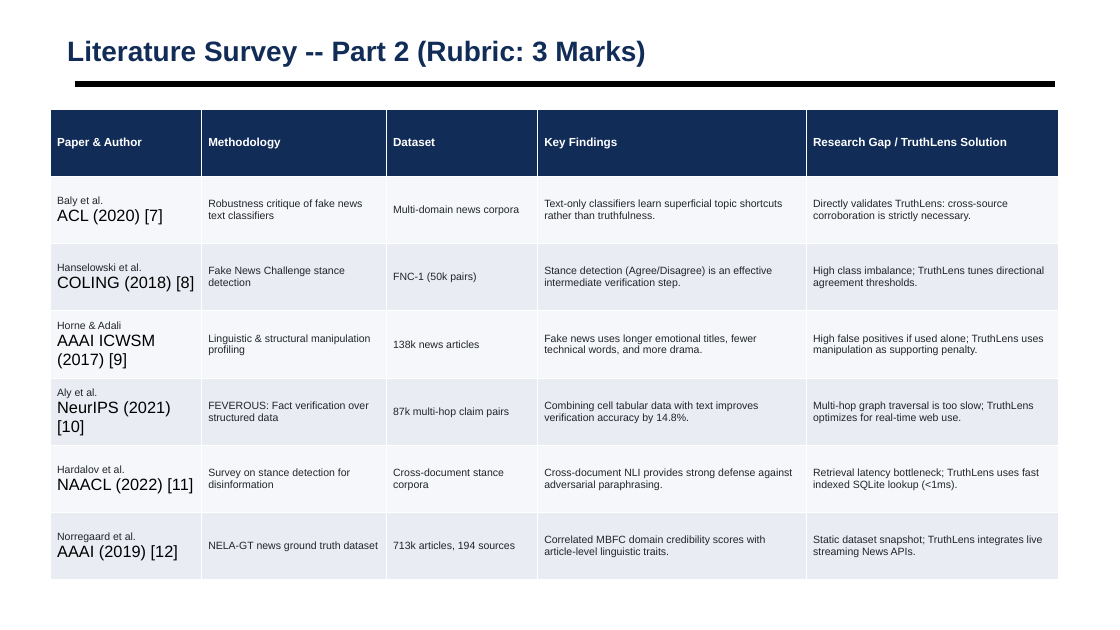
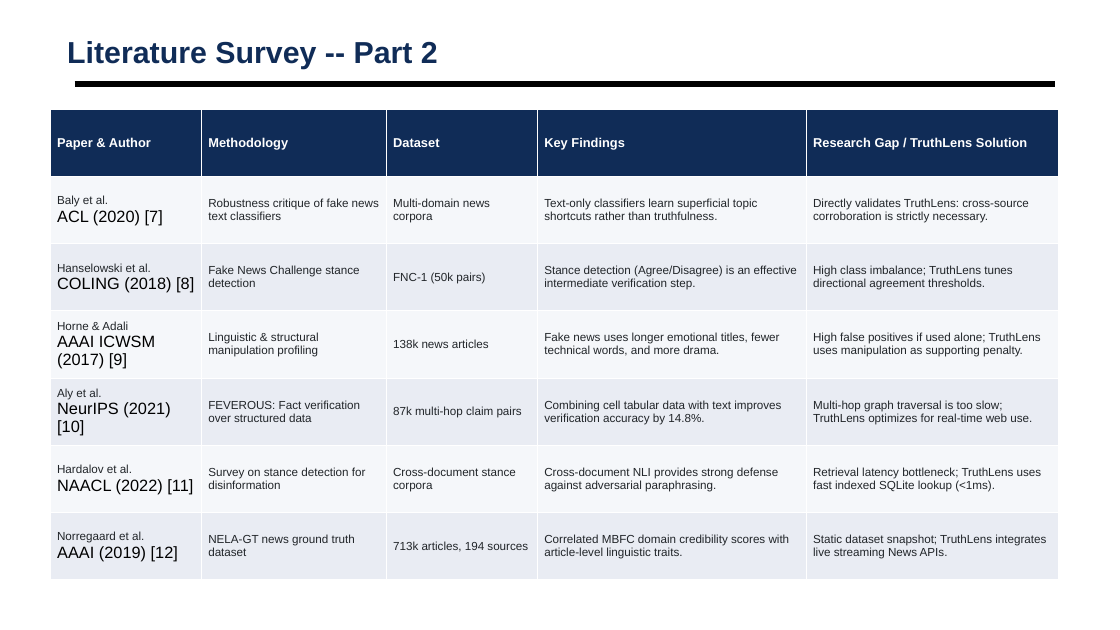
Before and after one commit to shubhamsapr5-eng/truth-lens, a slide deck: slide 7 of docs/AI_News_Credibility_Scorer_Review2.pptx. Drawn at 1120x630 pixels with LibreOffice and Linux fonts; fonts in the diff are those of the drawing; background and template pictures are left out. Boxes give left, top, right and bottom in pixels: in the first picture for what was removed or moved away, otherwise in the second. Text is boxed around its words. In the diff, an @@ line names an element or a change of style, - is before the commit and + after.

Commit message:
style(ppt): enlarge font sizes and remove rubric marks annotations

```diff
--- a/docs/AI_News_Credibility_Scorer_Review2.pptx
+++ b/docs/AI_News_Credibility_Scorer_Review2.pptx
@@ text at [67,41,438,69]: text changed; size 24 to 26 pt @@
-Literature Survey -- Part 2 (Rubric: 3 Marks)
+Literature Survey -- Part 2
@@ table at [50,109,1059,580] @@
@@ size 10 to 11 pt in "Paper & Author", "Methodology", "Dataset", "Key Findings" and 1 more places @@
@@ size 9 to 10 pt in "Baly et al.", "Robustness critique of fake news text classifiers", "Multi-domain news corpora", "Text-only classifiers learn superficial topic shortcuts rath ..." and 26 more places @@
```
Also in this commit, not shown: 13 other slides changed, 1 other file.
